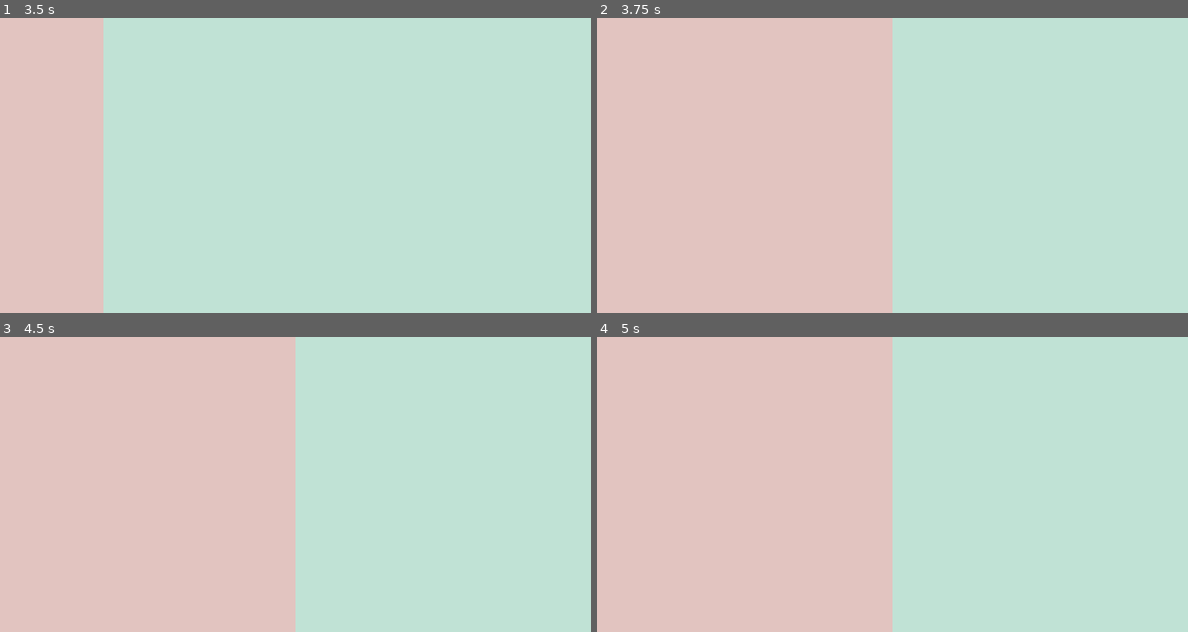
Above: before the commit, frames 1-4 (two rows, left to right).
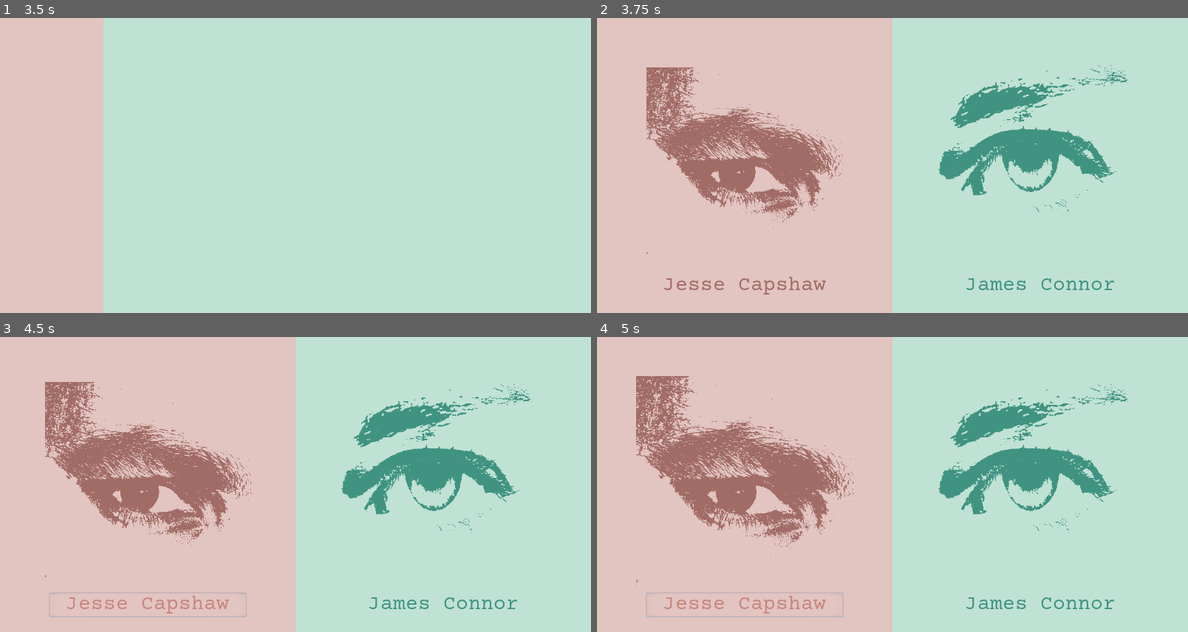
Above: after the commit, the same moments.

Repository: Raccoon-JS/Alakajam-plus-Extra-Credits
Game: Godot game, scene res://scenes/opening_logos.tscn
Same seed, same stepped clock (60 frames per second), same inputs: the game is played once before the commit and once after it.
Inputs (mouse positions are in pixels of both pictures, inside the frame that each line leads up to):
- Up to frame 1 (3.5 s): tap Enter at 0.5 s; move the mouse to (425, 150) at 0.52 s; press the mouse at (425, 150) at 0.53 s; release the mouse at (425, 150) at 1.25 s; click "start" at 1.25 s; click "start" at 2 s; click "ONE PLAYER" at 2.75 s
- Up to frame 2 (3.75 s): move the mouse to (774, 180) at 3.52 s; click (774, 180) at 3.6 s
- Up to frame 3 (4.5 s): click (147, 605) at 4.25 s, where only the run after the commit has a clickable "Jesse Capshaw"
- Up to frame 4 (5 s): no input

Frame 1 is identical in both runs. In frame 2, 13% of the frame differs, in the area x 8-90%, y 16-94%; in frame 3, 13%; in frame 4, 14%, in the area x 6-90%, y 13-95%.

Commit message:
Character Selection screen is about to be finished. Still working on the story.

Diff:
--- a/game/scenes/selections.tscn
+++ b/game/scenes/selections.tscn
@@ -1,15 +1,26 @@
-[gd_scene load_steps=6 format=2]
+[gd_scene load_steps=13 format=2]
 
 [ext_resource path="res://scripts/selections.gd" type="Script" id=1]
-[ext_resource path="res://fonts/futur.ttf" type="DynamicFontData" id=2]
+[ext_resource path="res://images/Jesse_eye_red.jpg" type="Texture" id=2]
+[ext_resource path="res://images/James_eye_green.jpg" type="Texture" id=3]
+[ext_resource path="res://fonts/Courier-Mechanical.otf" type="DynamicFontData" id=4]
+[ext_resource path="res://fonts/futur.ttf" type="DynamicFontData" id=5]
+
+[sub_resource type="DynamicFont" id=6]
+size = 42
+font_data = ExtResource( 4 )
+
+[sub_resource type="DynamicFont" id=5]
+size = 42
+font_data = ExtResource( 4 )
 
 [sub_resource type="DynamicFont" id=1]
 size = 40
-font_data = ExtResource( 2 )
+font_data = ExtResource( 5 )
 
 [sub_resource type="DynamicFont" id=2]
 size = 40
-font_data = ExtResource( 2 )
+font_data = ExtResource( 5 )
 
 [sub_resource type="Animation" id=3]
 resource_name = "gone"
@@ -52,6 +63,38 @@
 "values": [ Vector2( 240, 140 ), Vector2( -290, -180 ) ]
 }
 
+[sub_resource type="Animation" id=7]
+resource_name = "james_eye_large"
+length = 0.5
+tracks/0/type = "value"
+tracks/0/path = NodePath("background/squares/James_eye:rect_scale")
+tracks/0/interp = 2
+tracks/0/loop_wrap = true
+tracks/0/imported = false
+tracks/0/enabled = true
+tracks/0/keys = {
+"times": PoolRealArray( 0.034524, 0.5 ),
+"transitions": PoolRealArray( 1, 0.0236831 ),
+"update": 0,
+"values": [ Vector2( 1, 1 ), Vector2( 1.1, 1.1 ) ]
+}
+
+[sub_resource type="Animation" id=8]
+resource_name = "jesse_eye_large"
+length = 0.5
+tracks/0/type = "value"
+tracks/0/path = NodePath("background/squares/Jesse_eye:rect_scale")
+tracks/0/interp = 2
+tracks/0/loop_wrap = true
+tracks/0/imported = false
+tracks/0/enabled = true
+tracks/0/keys = {
+"times": PoolRealArray( 0, 0.5 ),
+"transitions": PoolRealArray( 1, 0.0220971 ),
+"update": 0,
+"values": [ Vector2( 1, 1 ), Vector2( 1.1, 1.1 ) ]
+}
+
 [node name="selections" type="Node"]
 script = ExtResource( 1 )
 
@@ -59,29 +102,67 @@
 margin_right = 1200.0
 margin_bottom = 600.0
 
-[node name="red_square" type="Control" parent="background"]
-margin_right = 40.0
-margin_bottom = 40.0
-
-[node name="red" type="ColorRect" parent="background/red_square"]
+[node name="squares" type="Control" parent="background"]
+margin_right = 1200.0
+margin_bottom = 600.0
+
+[node name="red" type="ColorRect" parent="background/squares"]
 margin_right = 600.0
 margin_bottom = 600.0
 color = Color( 0.890196, 0.772549, 0.756863, 1 )
 
-[node name="tween" type="Tween" parent="background/red_square"]
-
-[node name="green_square" type="Control" parent="background"]
+[node name="green" type="ColorRect" parent="background/squares"]
 margin_right = 1200.0
 margin_bottom = 600.0
-
-[node name="green" type="ColorRect" parent="background/green_square"]
-margin_right = 1200.0
-margin_bottom = 600.0
 color = Color( 0.756863, 0.890196, 0.839216, 1 )
 
-[node name="tween" type="Tween" parent="background/green_square"]
+[node name="Jesse_eye" type="TextureRect" parent="background/squares"]
+visible = false
+margin_left = 100.0
+margin_top = 100.0
+margin_right = 500.0
+margin_bottom = 500.0
+rect_pivot_offset = Vector2( 200, 200 )
+texture = ExtResource( 2 )
+
+[node name="James_eye" type="TextureRect" parent="background/squares"]
+visible = false
+margin_left = 700.0
+margin_top = 100.0
+margin_right = 1100.0
+margin_bottom = 500.0
+rect_scale = Vector2( 1.1, 1.1 )
+rect_pivot_offset = Vector2( 200, 200 )
+texture = ExtResource( 3 )
+
+[node name="tween" type="Tween" parent="background/squares"]
+
+[node name="Jesse_button" type="Button" parent="background/squares"]
+visible = false
+margin_left = 100.0
+margin_top = 520.0
+margin_right = 500.0
+margin_bottom = 570.0
+custom_fonts/font = SubResource( 6 )
+custom_colors/font_color = Color( 0.635294, 0.427451, 0.4, 1 )
+custom_colors/font_color_hover = Color( 0.780392, 0.529412, 0.494118, 1 )
+text = "Jesse Capshaw"
+flat = true
+
+[node name="James_button" type="Button" parent="background/squares"]
+visible = false
+margin_left = 700.0
+margin_top = 520.0
+margin_right = 1100.0
+margin_bottom = 570.0
+custom_fonts/font = SubResource( 5 )
+custom_colors/font_color = Color( 0.254902, 0.580392, 0.509804, 1 )
+custom_colors/font_color_hover = Color( 0.372549, 0.815686, 0.721569, 1 )
+text = "James Connor"
+flat = true
 
 [node name="many_players" type="Control" parent="."]
+editor/display_folded = true
 margin_left = 200.0
 margin_top = 100.0
 margin_right = 1000.0
@@ -119,7 +200,16 @@
 
 [node name="animation" type="AnimationPlayer" parent="."]
 anims/gone = SubResource( 3 )
-[connection signal="tween_started" from="background/green_square/tween" to="." method="_on_tween_started"]
+anims/james_eye_large = SubResource( 7 )
+anims/jesse_eye_large = SubResource( 8 )
+[connection signal="tween_completed" from="background/squares/tween" to="." method="_on_green_square_tween_completed"]
+[connection signal="tween_started" from="background/squares/tween" to="." method="_on_tween_started"]
+[connection signal="mouse_entered" from="background/squares/Jesse_button" to="." method="_on_Jesse_button_mouse_entered"]
+[connection signal="mouse_exited" from="background/squares/Jesse_button" to="." method="_on_Jesse_button_mouse_exited"]
+[connection signal="pressed" from="background/squares/Jesse_button" to="." method="_on_Jesse_button_pressed"]
+[connection signal="mouse_entered" from="background/squares/James_button" to="." method="_on_James_button_mouse_entered"]
+[connection signal="mouse_exited" from="background/squares/James_button" to="." method="_on_James_button_mouse_exited"]
+[connection signal="pressed" from="background/squares/James_button" to="." method="_on_James_button_pressed"]
 [connection signal="pressed" from="many_players/players/one_player" to="." method="_one_player_pressed"]
 [connection signal="pressed" from="many_players/players/two_players" to="." method="_two_players_pressed"]
 [connection signal="animation_finished" from="animation" to="." method="_on_animation_animation_finished"]
--- a/game/scripts/global.gd
+++ b/game/scripts/global.gd
@@ -3,9 +3,11 @@
 var current_scene = null
 var new_scene = null
 var players
+var character
 
 func _ready():
 	players = 0
+	character = "no one"
 	var root = get_tree().get_root()
 	current_scene = root.get_child(root.get_child_count() - 1)
 	pass
--- a/game/scripts/selections.gd
+++ b/game/scripts/selections.gd
@@ -10,8 +10,8 @@
 func _one_player_pressed():
 	global.players = 1
 	$many_players.visible = false
-	$background/green_square/tween.interpolate_property($background/green_square/green,"margin_left",0.0,600.0,0.9,Tween.TRANS_CIRC,Tween.EASE_IN)
-	$background/green_square/tween.start()
+	$background/squares/tween.interpolate_property($background/squares/green,"margin_left",0.0,600.0,0.9,Tween.TRANS_CIRC,Tween.EASE_IN)
+	$background/squares/tween.start()
 	pass # Replace with function body.
 
 func _two_players_pressed():
@@ -28,3 +28,36 @@
 	if anim_name == "gone":
 		gone_buttons()
 	pass # Replace with function body.
+
+func _on_green_square_tween_completed(object, key):
+	#if object.name == "green" and key == "margin_left":
+	$background/squares/James_button.visible = true
+	$background/squares/Jesse_button.visible = true
+	$background/squares/James_eye.visible = true
+	$background/squares/Jesse_eye.visible = true
+
+	pass # Replace with function body.
+
+func _on_Jesse_button_mouse_entered():
+	$animation.play("jesse_eye_large")
+	pass # Replace with function body.
+
+func _on_Jesse_button_mouse_exited():
+	$animation.play_backwards("jesse_eye_large")
+	pass # Replace with function body.
+
+func _on_Jesse_button_pressed():
+	global.character = "Jesse"
+	pass # Replace with function body.
+
+func _on_James_button_mouse_entered():
+	$animation.play("james_eye_large")
+	pass # Replace with function body.
+
+func _on_James_button_mouse_exited():
+	$animation.play_backwards("james_eye_large")
+	pass # Replace with function body.
+
+func _on_James_button_pressed():
+	global.character = "James"
+	pass # Replace with function body.
Binary file added: game/fonts/Courier-Mechanical.otf
Binary file added: game/images/James_eye_green.jpg
Not shown, added: game/images/James_eye_green.jpg.import
Binary file added: game/images/Jesse_eye_red.jpg
Not shown, added: game/images/Jesse_eye_red.jpg.import
Not shown, added: eyes.png
Not shown, added: eyes_of_characters.png
Not shown, added: other_stuffs/some-paths-in-ConnectTheWounds.html
Not shown, added: photos/James_eye.jpg
Not shown, added: photos/James_eye.xcf
Not shown, added: photos/James_eye_green.jpg
Not shown, added: photos/Jesse_eye.jpg
(and 3 more such lines)
